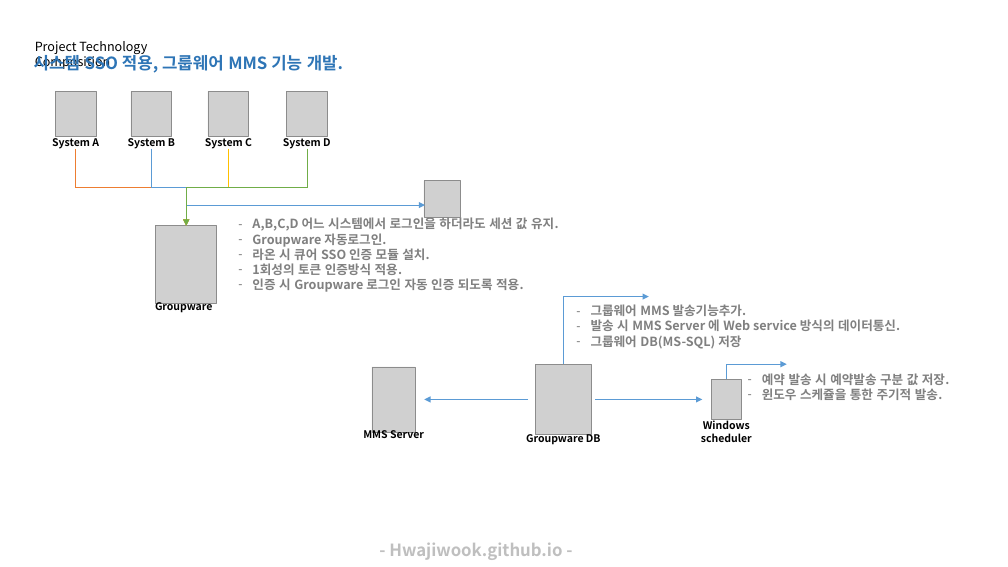
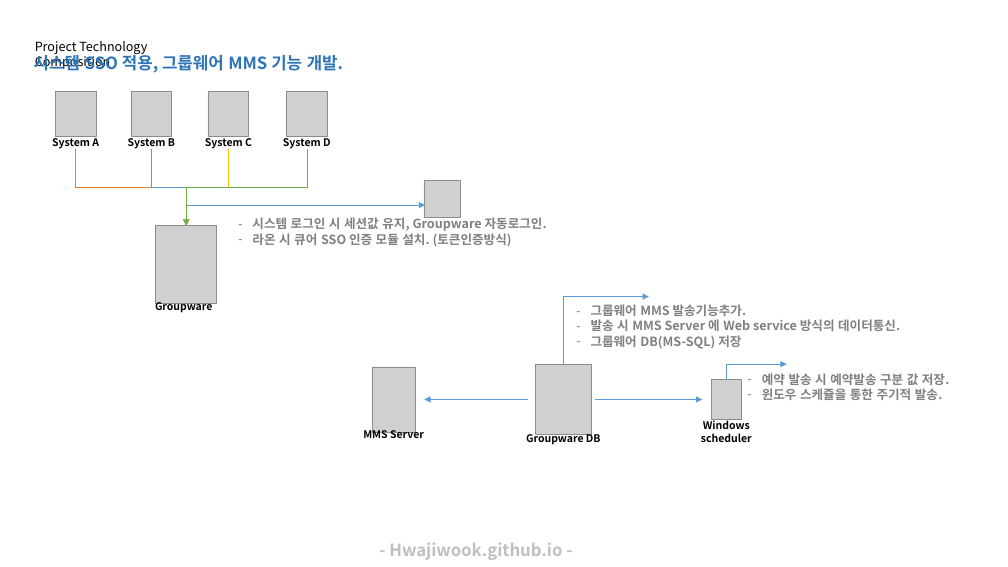
Before and after one commit to hwajiwook/hwajiwook.github.io, a slide deck: slide 1 of assets/document/4. 남부발전 시스템 SSO적용, 그룹웨어 MMS 기능 개발 구성도.pptx. Drawn at 1008x567 pixels with LibreOffice and Linux fonts; fonts in the diff are those of the drawing; grey boxes stand for pictures. Boxes give left, top, right and bottom in pixels: in the first picture for what was removed or moved away, otherwise in the second. Text is boxed around its words. In the diff, an @@ line names an element or a change of style, - is before the commit and + after.

```diff
--- a/assets/document/4. 남부발전 시스템 SSO적용, 그룹웨어 MMS 기능 개발 구성도.pptx
+++ b/assets/document/4. 남부발전 시스템 SSO적용, 그룹웨어 MMS 기능 개발 구성도.pptx
@@ text at (252,215,547,246): text changed @@
-– A,B,C,D 어느 시스템에서 로그인을 하더라도 세션 값 유지.
-– Groupware 자동로그인.
-– 라온 시 큐어 SSO 인증 모듈 설치.
-– 1회성의 토큰 인증방식 적용.
-– 인증 시 Groupware 로그인 자동 인증 되도록 적용.
+– 시스템 로그인 시 세션값 유지, Groupware 자동로그인.
+– 라온 시 큐어 SSO 인증 모듈 설치. (토큰인증방식)
```
Also in this commit, not shown: 3 other files.
